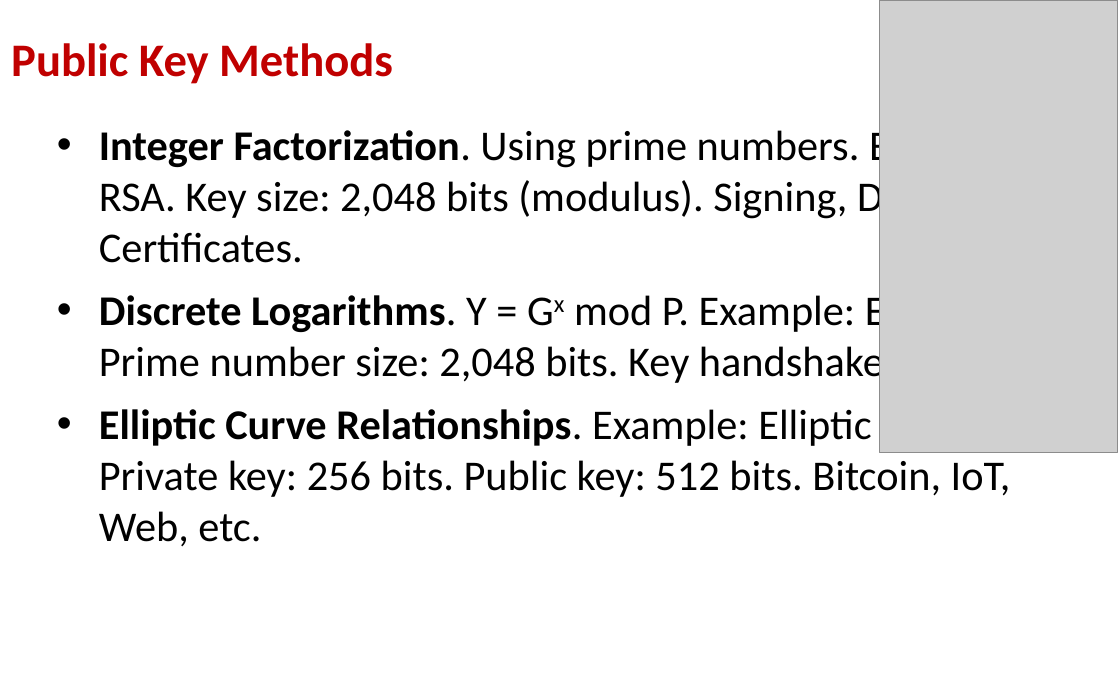
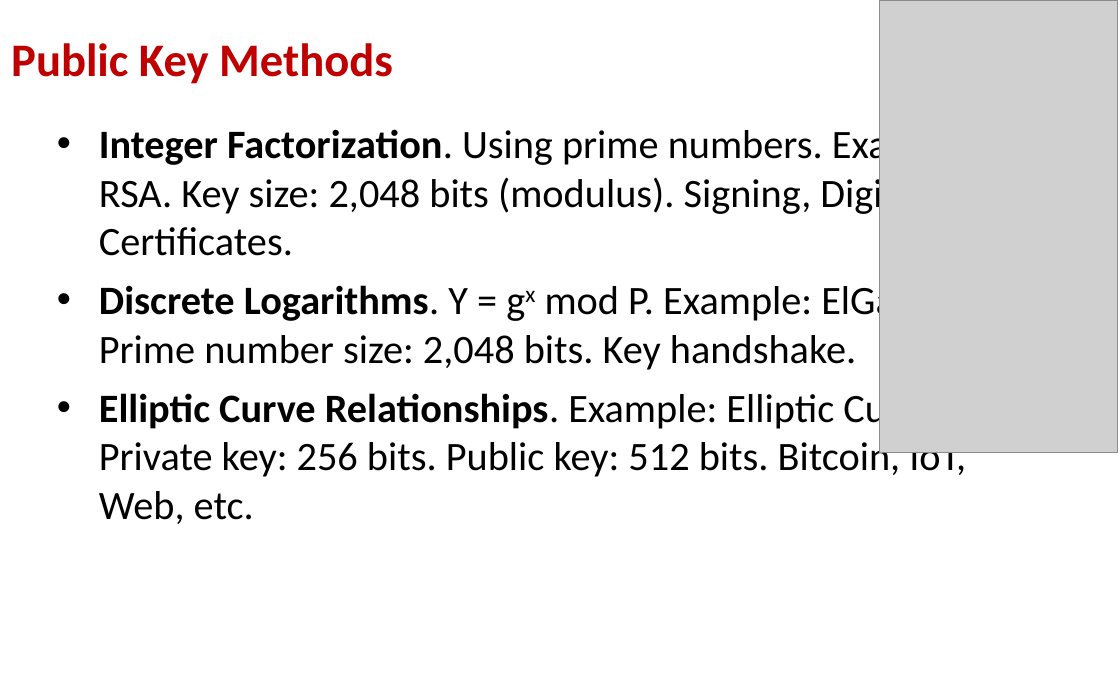
Before and after one commit to billbuchanan/csn09112, a slide deck: slide 4 of week06_public_key/lecture/chapter04_public.ppt. Drawn at 1120x700 pixels with LibreOffice and Linux fonts; fonts in the diff are those of the drawing; grey boxes stand for pictures. Boxes give left, top, right and bottom in pixels: in the first picture for what was removed or moved away, otherwise in the second. Text is boxed around its words. In the diff, an @@ line names an element or a change of style, - is before the commit and + after.

```diff
--- a/week06_public_key/lecture/chapter04_public.ppt
+++ b/week06_public_key/lecture/chapter04_public.ppt
@@ text at <box>99,125,981,524</box>: size 27.2 to 25.9 pt in "Integer Factorization. Using prime numbers. Example: RSA. ...", "Elliptic Curve Relationships. Example: Elliptic Curve. Priva ..."; less space between paragraphs @@
@@ text at <box>99,280,965,370</box>: text changed; size 27.2 to 25.9 pt @@
-• Discrete Logarithms. Y = Gx mod P. Example: ElGamal. Prime number size: 2,048 bits. Key handshake.
+• Discrete Logarithms. Y = gx mod P. Example: ElGamal. Prime number size: 2,048 bits. Key handshake.
```
Also in this commit, not shown: 3 other slides changed, 3 slides added, 6 other files.
